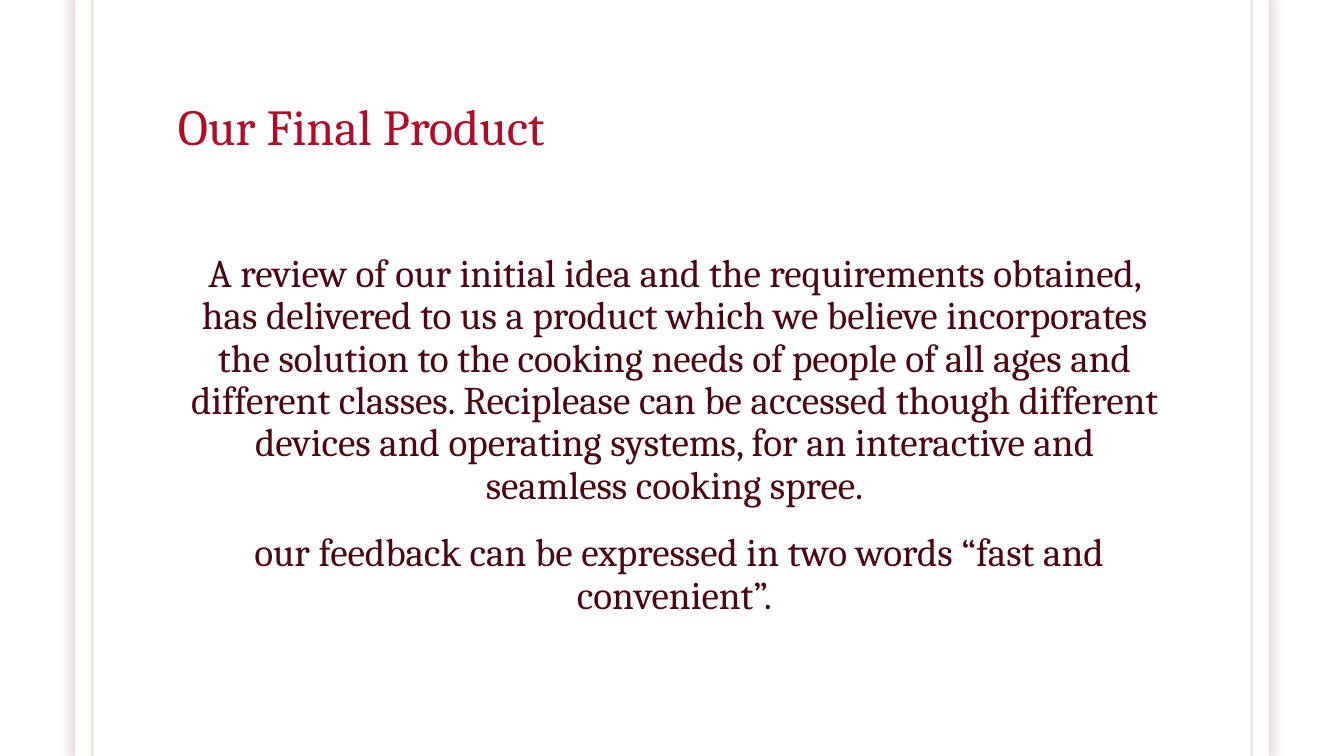
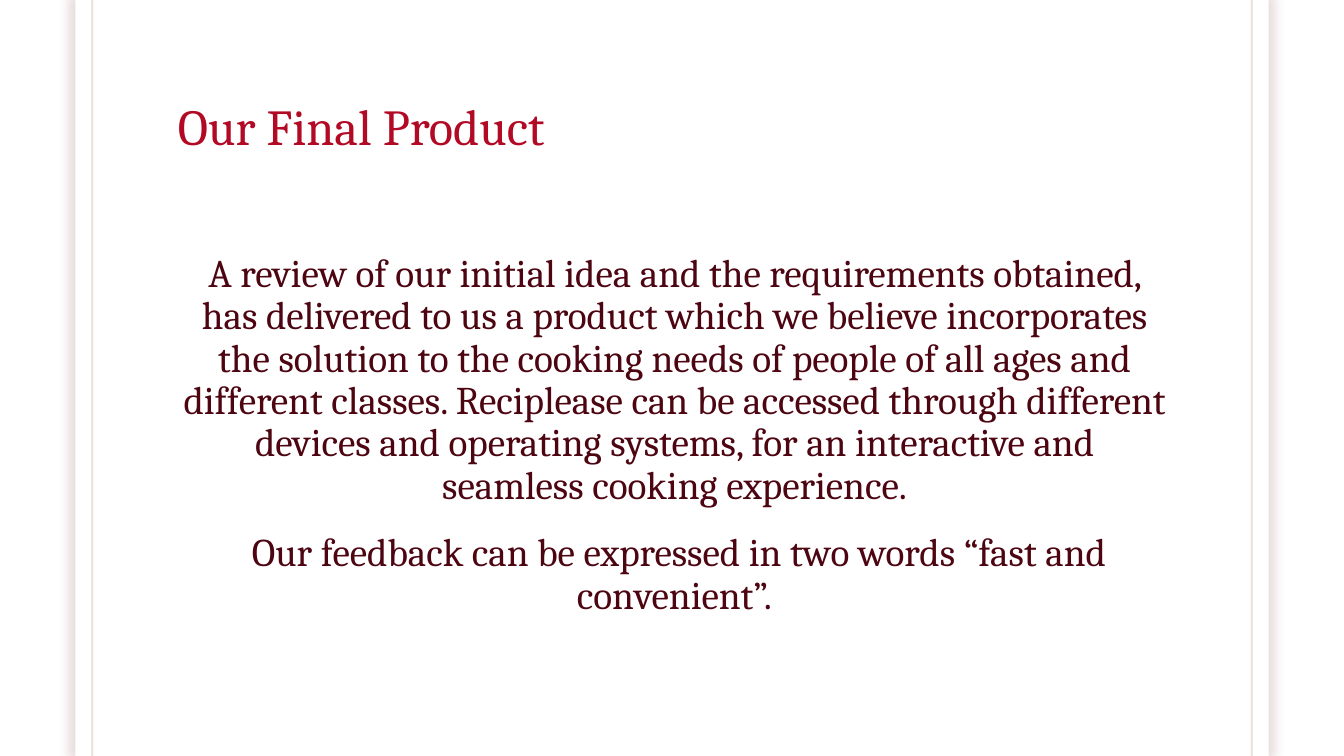
Before and after one commit to brawer88/NewRepo---Capstone, a slide deck: slide 9 of RECIPLEASE.pptx (slide 10 before the commit). Drawn at 1344x756 pixels with LibreOffice and Linux fonts; fonts in the diff are those of the drawing; background and template pictures are left out. Boxes give left, top, right and bottom in pixels: in the first picture for what was removed or moved away, otherwise in the second. Text is boxed around its words. In the diff, an @@ line names an element or a change of style, - is before the commit and + after.

Commit message:
dbReciplease update

```diff
--- a/RECIPLEASE.pptx
+++ b/RECIPLEASE.pptx
@@ rectangle at <box>76,0,1268,756</box>: shadow changed @@
@@ text at <box>184,259,1165,610</box>: text changed @@
-A review of our initial idea and the requirements obtained, has delivered to us a product which we believe incorporates the solution to the cooking needs of people of all ages and different classes. Reciplease can be accessed though different devices and operating systems, for an interactive and seamless cooking spree.
-our feedback can be expressed in two words “fast and convenient”.
+A review of our initial idea and the requirements obtained, has delivered to us a product which we believe incorporates the solution to the cooking needs of people of all ages and different classes. Reciplease can be accessed through different devices and operating systems, for an interactive and seamless cooking experience.
+Our feedback can be expressed in two words “fast and convenient”.
```
Also in this commit, not shown: 12 other slides changed, 1 slide added, 9 slides removed, 2 other files.
